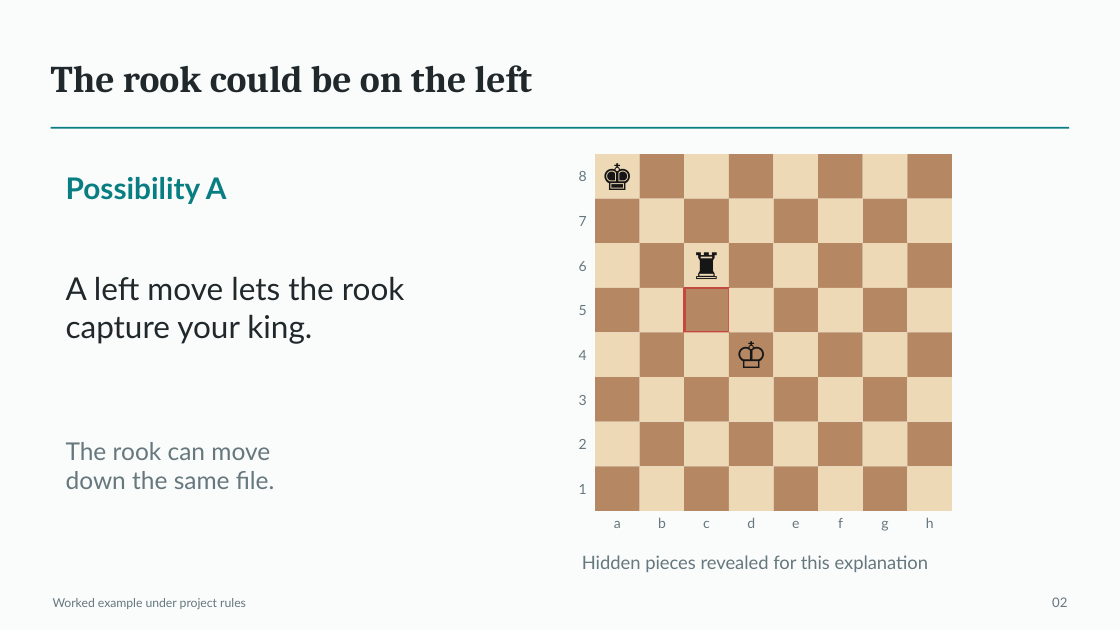
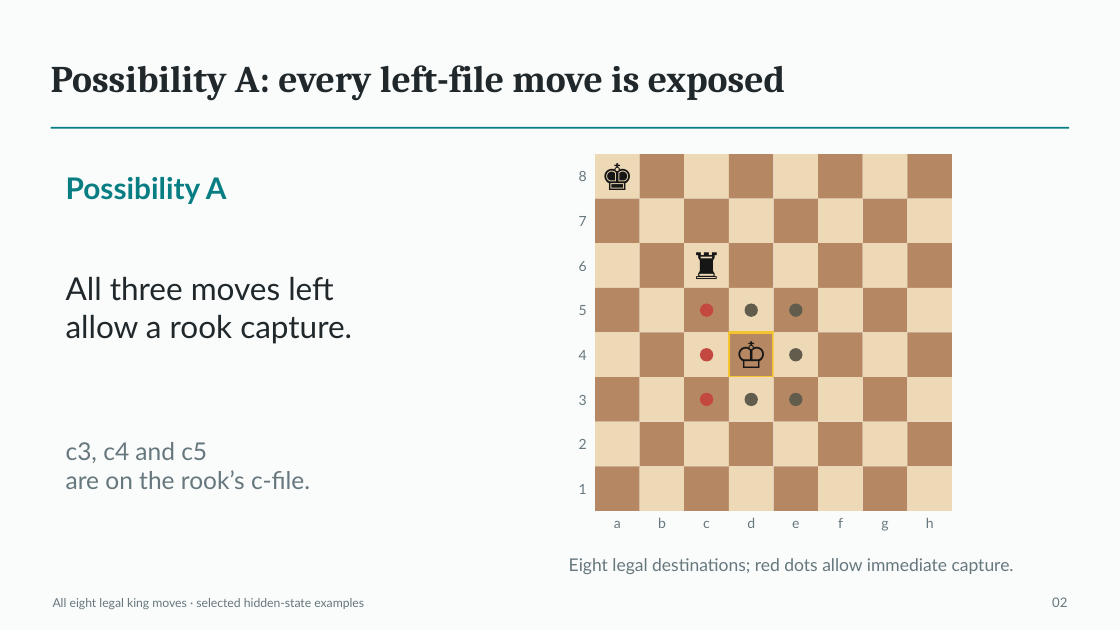
Before and after one commit to Mr-Teal/CS5446_project, a slide deck: slide 2 of docs/drafts/presentation-draft.pptx. Drawn at 1120x630 pixels with LibreOffice and Linux fonts; fonts in the diff are those of the drawing. Boxes give left, top, right and bottom in pixels: in the first picture for what was removed or moved away, otherwise in the second. Text is boxed around its words. In the diff, an @@ line names an element or a change of style, - is before the commit and + after.

```diff
--- a/docs/drafts/presentation-draft.pptx
+++ b/docs/drafts/presentation-draft.pptx
@@ text at [51, 65, 785, 101]: text changed @@
-The rook could be on the left
+Possibility A: every left-file move is exposed
@@ text at [66, 276, 352, 344]: text changed @@
-A left move lets the rook
-capture your king.
+All three moves left
+allow a rook capture.
@@ rectangle: place and size @@
-rectangle at [729, 333, 774, 377]
+rectangle at [685, 288, 729, 333]
@@ ellipse added at [700, 303, 713, 317], fill #C34840 @@
@@ ellipse added at [744, 303, 758, 317], fill #625C4C @@
@@ ellipse added at [789, 303, 802, 317], fill #625C4C @@
@@ ellipse added at [700, 348, 713, 361], fill #C34840 @@
@@ rectangle: place and size @@
-rectangle at [685, 288, 729, 333]
+rectangle at [729, 333, 774, 377]
@@ rectangle at [729, 333, 774, 377]: outline #C34840 2.25 pt to #F4C430 1.88 pt @@
@@ ellipse added at [789, 348, 802, 361], fill #625C4C @@
@@ ellipse added at [700, 393, 713, 407], fill #C34840 @@
@@ ellipse added at [744, 393, 758, 407], fill #625C4C @@
@@ ellipse added at [789, 393, 802, 407], fill #625C4C @@
@@ text at [66, 442, 310, 489]: text changed @@
-The rook can move
-down the same file.
+c3, c4 and c5
+are on the rook’s c-file.
@@ text added at [569, 558, 1014, 574], 15 pt, text #66777D @@
+Eight legal destinations; red dots allow immediate capture.
@@ text removed at [582, 555, 929, 572] @@
-Hidden pieces revealed for this explanation
@@ text at [53, 598, 364, 609]: text changed @@
-Worked example under project rules
+All eight legal king moves · selected hidden-state examples
```
Also in this commit, not shown: 24 other slides changed, 1 slide added, 5 other files.
